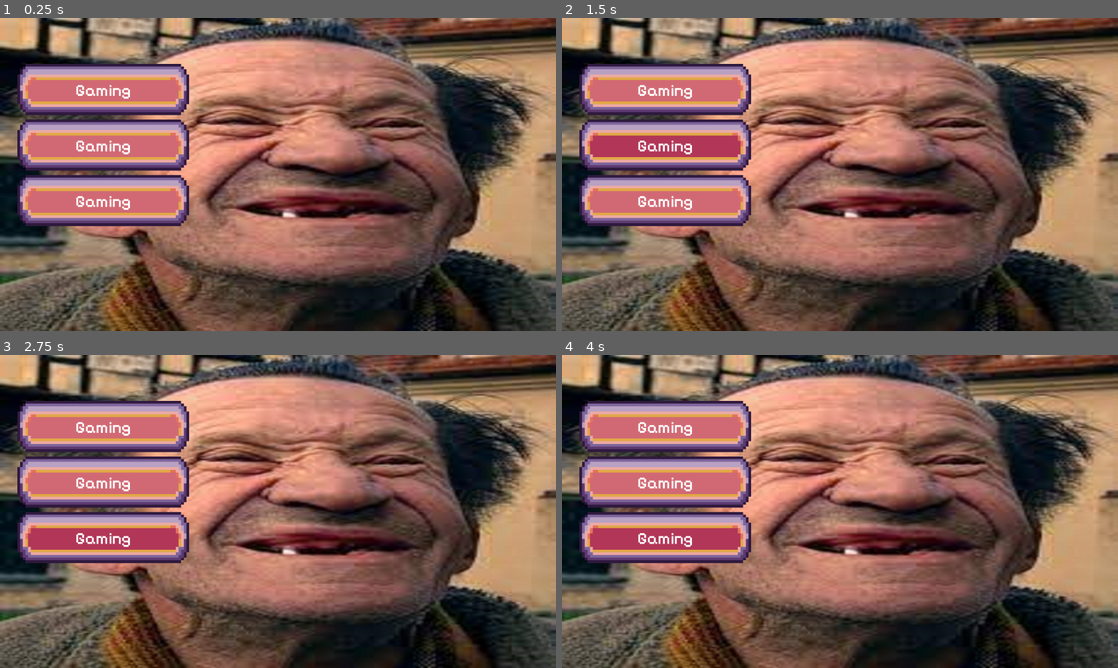
Above: before the commit, frames 1-4 (two rows, left to right).
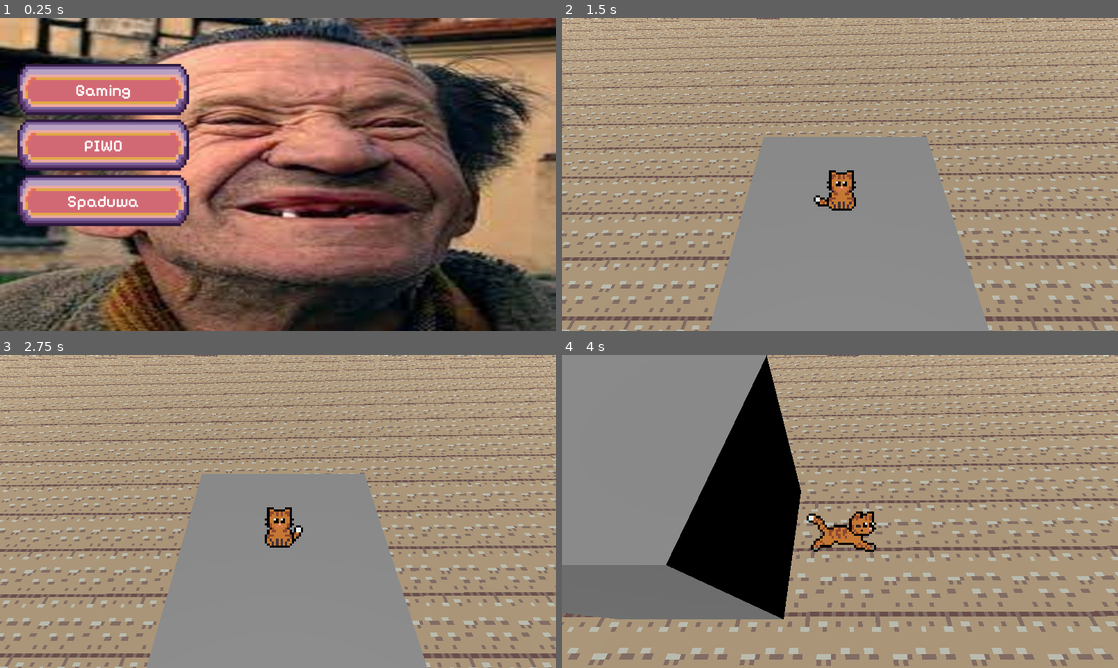
Above: after the commit, the same moments.

Repository: PieroganoReggiano/kot-puszek
Game: Godot game, scene res://meniusy/startowe_menu.tscn
Same seed, same stepped clock (60 frames per second), same inputs: the game is played once before the commit and once after it. This scene is started directly instead of the project's main scene.
Inputs (mouse positions are in pixels of both pictures, inside the frame that each line leads up to):
- Up to frame 1 (0.25 s): no input
- Up to frame 2 (1.5 s): click "Gaming" at 0.5 s; click (667, 146) at 1.25 s, where only the run before the commit has a clickable "Gaming"
- Up to frame 3 (2.75 s): click (105, 539) at 2 s, where only the run before the commit has a clickable "Gaming"
- Up to frame 4 (4 s): hold Right (move_right) 2.78-3.53 s; hold Down (move_down) from 3.53 s (still down)

The runs differ from the first frame. In frame 1, 0.5% of the frame differs, in the area x 12-25%, y 39-62%; in frame 2, 93%; in frame 3, 93%; in frame 4, 94%, in the area x 0-100%, y 0-100%.

Commit message:
przyciski cos robiom

Diff:
--- a/meniusy/StartoweMenu.gd
+++ b/meniusy/StartoweMenu.gd
@@ -1,5 +1,4 @@
 extends Control
-
 
 # Called when the node enters the scene tree for the first time.
 func _ready():
@@ -9,3 +8,15 @@
 # Called every frame. 'delta' is the elapsed time since the previous frame.
 func _process(delta):
 	pass
+
+
+func _on_start_pressed():
+	get_tree().change_scene_to_file("res://level.tscn")
+
+
+func _on_credits_pressed():
+	pass # Replace with function body.
+
+
+func _on_quit_pressed():
+	get_tree().root.free()
--- a/meniusy/startowe_menu.tscn
+++ b/meniusy/startowe_menu.tscn
@@ -51,16 +51,17 @@
 size_flags_horizontal = 3
 size_flags_vertical = 3
 
-[node name="TextureButton2" type="TextureButton" parent="HSplitContainer/MarginContainer/VBoxContainer2"]
+[node name="Start" type="TextureButton" parent="HSplitContainer/MarginContainer/VBoxContainer2"]
 layout_mode = 2
 size_flags_vertical = 3
+action_mode = 0
 texture_normal = ExtResource("3_erpvv")
 texture_pressed = ExtResource("4_5pvth")
 texture_hover = ExtResource("4_5pvth")
 ignore_texture_size = true
 stretch_mode = 4
 
-[node name="Label" type="Label" parent="HSplitContainer/MarginContainer/VBoxContainer2/TextureButton2"]
+[node name="Label" type="Label" parent="HSplitContainer/MarginContainer/VBoxContainer2/Start"]
 layout_mode = 1
 anchors_preset = 15
 anchor_right = 1.0
@@ -72,7 +73,7 @@
 horizontal_alignment = 1
 vertical_alignment = 1
 
-[node name="TextureButton3" type="TextureButton" parent="HSplitContainer/MarginContainer/VBoxContainer2"]
+[node name="Credits" type="TextureButton" parent="HSplitContainer/MarginContainer/VBoxContainer2"]
 layout_mode = 2
 size_flags_vertical = 3
 texture_normal = ExtResource("3_erpvv")
@@ -81,19 +82,19 @@
 ignore_texture_size = true
 stretch_mode = 4
 
-[node name="Label" type="Label" parent="HSplitContainer/MarginContainer/VBoxContainer2/TextureButton3"]
+[node name="Label" type="Label" parent="HSplitContainer/MarginContainer/VBoxContainer2/Credits"]
 layout_mode = 1
 anchors_preset = 15
 anchor_right = 1.0
 anchor_bottom = 1.0
 grow_horizontal = 2
 grow_vertical = 2
-text = "Gaming"
+text = "PIWO"
 label_settings = SubResource("LabelSettings_on11e")
 horizontal_alignment = 1
 vertical_alignment = 1
 
-[node name="TextureButton4" type="TextureButton" parent="HSplitContainer/MarginContainer/VBoxContainer2"]
+[node name="Quit" type="TextureButton" parent="HSplitContainer/MarginContainer/VBoxContainer2"]
 layout_mode = 2
 size_flags_vertical = 3
 texture_normal = ExtResource("3_erpvv")
@@ -102,14 +103,14 @@
 ignore_texture_size = true
 stretch_mode = 4
 
-[node name="Label" type="Label" parent="HSplitContainer/MarginContainer/VBoxContainer2/TextureButton4"]
+[node name="Label" type="Label" parent="HSplitContainer/MarginContainer/VBoxContainer2/Quit"]
 layout_mode = 1
 anchors_preset = 15
 anchor_right = 1.0
 anchor_bottom = 1.0
 grow_horizontal = 2
 grow_vertical = 2
-text = "Gaming"
+text = "Spaduwa"
 label_settings = SubResource("LabelSettings_on11e")
 horizontal_alignment = 1
 vertical_alignment = 1
@@ -117,3 +118,7 @@
 [node name="Control" type="Control" parent="HSplitContainer"]
 layout_mode = 2
 size_flags_horizontal = 3
+
+[connection signal="pressed" from="HSplitContainer/MarginContainer/VBoxContainer2/Start" to="." method="_on_start_pressed"]
+[connection signal="pressed" from="HSplitContainer/MarginContainer/VBoxContainer2/Credits" to="." method="_on_credits_pressed"]
+[connection signal="pressed" from="HSplitContainer/MarginContainer/VBoxContainer2/Quit" to="." method="_on_quit_pressed"]
